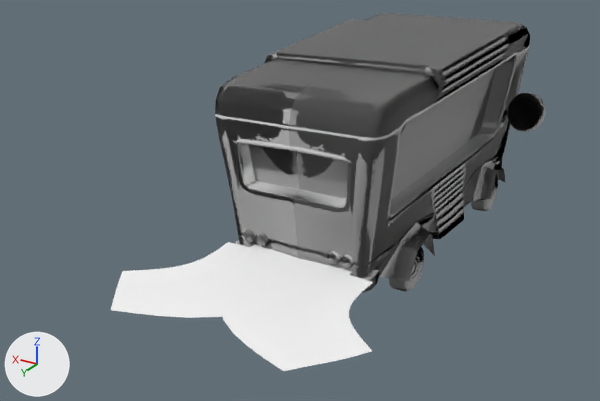
The FBX model Assets/2.Model/BSJ-World/Van_Mesh.fbx as it was, and as the next commit left it.
Both versions are drawn from a camera (50 mm lens) standing at (-0.23366, 0.03598, 0.01287) and looking at (-0.22087, 0.01467, 0.00221). The axes (+X, +Y, +Z) are drawn at lower left. The lights are the same throughout. Where no turn or scale is listed for an object, it has been applied to the vertices.

Before the edit, the objects in view are built like this:
```python
ob_m_map_vaninflatable_01 = bpy.data.objects.new('m_map_vaninflatable_01', me_m_map_vaninflatable_01)
ob_m_map_vaninflatable_01.parent = ob_van_mesh
ob_m_map_vaninflatable_01.location = (-0.651, 0.178, 0.0)
ob_m_map_vaninflatable_01.scale = (0.5, 0.5, 0.5)
ob_m_map_vanjetengine_01 = bpy.data.objects.new('m_map_vanjetengine_01', me_m_map_vanjetengine_01)
ob_m_map_vanjetengine_01.parent = ob_van_mesh
ob_m_map_vanjetengine_01.location = (0.192, 0.617, 0.0)
ob_m_map_vanjetengine_01.scale = (0.1, 0.1, 0.1)
ob_m_map_vanpropeller_01 = bpy.data.objects.new('m_map_vanpropeller_01', me_m_map_vanpropeller_01)
ob_m_map_vanpropeller_01.parent = ob_van_mesh
ob_m_map_vanpropeller_01.location = (0.359, 0.181, 0.0)
ob_m_map_vanpropeller_01.rotation_euler = (0.0, 0.0, -1.571)  # degrees (0, 0, -90)
ob_m_map_vanpropeller_01.scale = (0.1, 0.1, 0.1)
ob_m_map_vantyre_01__3 = bpy.data.objects.new('m_map_vantyre_01 (3)', me_m_map_vantyre_01__3)
ob_m_map_vantyre_01__3.location = (-0.22444, 0.01452, 0.00079)
ob_m_map_vanwing_01 = bpy.data.objects.new('m_map_vanwing_01', me_m_map_vanwing_01)
ob_m_map_vanwing_01.parent = ob_van_mesh
ob_m_map_vanwing_01.location = (-0.626, 0.307, 0.35)
ob_m_map_vanwing_01.rotation_euler = (0.0, 1.571, 0.0)  # degrees (0, 90, 0)
ob_m_map_vanwing_01.scale = (0.1, 0.1, 0.1)
ob_m_map_vanwing_02 = bpy.data.objects.new('m_map_vanwing_02', me_m_map_vanwing_02)
ob_m_map_vanwing_02.parent = ob_van_mesh
ob_m_map_vanwing_02.location = (-0.626, 0.307, -0.35)
ob_m_map_vanwing_02.rotation_euler = (0.0, -1.571, 0.0)  # degrees (0, -90, 0)
ob_m_map_vanwing_02.scale = (0.1, 0.1, 0.1)
ob_wake01 = bpy.data.objects.new('Wake01', me_wake01)
ob_wake01.parent = ob_van_mesh
ob_wake01.location = (0.05, 0.25, 0.0)
ob_wake01.rotation_euler = (0.0, 1.571, 0.0)  # degrees (0, 90, 0)
ob_wake01.scale = (0.1, 0.1, 0.1)
# also in view: 'Wake02(old)' at (-0.22122, 0.01968, 0.00162); 'Van_Mesh' at (-0.2222, 0.01112, 0.00403); 'Wake01(old)' at (-0.22352, 0.01968, 0.00162)
```
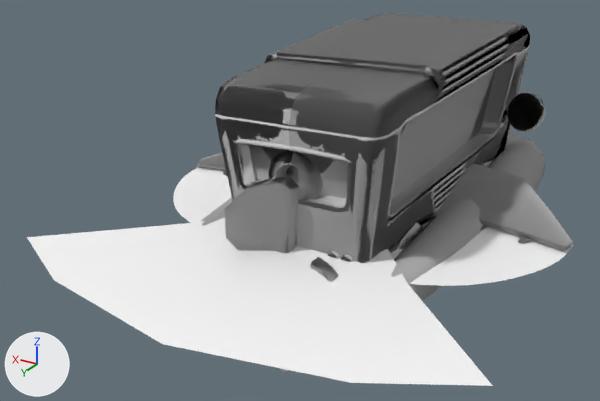
The change in detail:
Object 'm_map_vanjetengine_01' (ob_m_map_vanjetengine_01) is rescaled from (0.1, 0.1, 0.1) to (1.0, 1.0, 1.0).
Object 'm_map_vanjetengine_01' (ob_m_map_vanjetengine_01) moves from (0.192, 0.617, 0.0) to (0.0, 0.617, 0.0).
Object 'm_map_vaninflatable_01' (ob_m_map_vaninflatable_01) is rescaled from (0.5, 0.5, 0.5) to (1.0, 1.0, 1.0).
Object 'm_map_vanwing_01' (ob_m_map_vanwing_01) turns from (0, 90, 0) to (0, 0, 0) degrees about x, y and z.
Object 'm_map_vanwing_01' (ob_m_map_vanwing_01) is rescaled from (0.1, 0.1, 0.1) to (1.0, 1.0, 1.0).
Object 'm_map_vanpropeller_01' (ob_m_map_vanpropeller_01) turns from (0, 0, -90) to (0, 0, 0) degrees about x, y and z.
Object 'm_map_vanpropeller_01' (ob_m_map_vanpropeller_01) is rescaled from (0.1, 0.1, 0.1) to (1.0, 1.0, 1.0).
Object 'm_map_vanwing_02' (ob_m_map_vanwing_02) turns from (0, -90, 0) to (0, 0, 0) degrees about x, y and z.
Object 'm_map_vanwing_02' (ob_m_map_vanwing_02) is rescaled from (0.1, 0.1, 0.1) to (1.0, 1.0, 1.0).
Object 'Wake01' (ob_wake01) is rescaled from (0.1, 0.1, 0.1) to (1.5, 1.5, 1.5).

Where the change shows, as pixel boxes (x1, y1, x2, y2) in the pictures (600 x 401 px):
'Wake01', rescaled (not visible before): after (27, 218, 493, 386)
'm_map_vaninflatable_01', rescaled (not visible before): after (201, 134, 545, 301)
'm_map_vanwing_02', turned, rescaled (not visible before): after (432, 163, 573, 252)
'm_map_vanpropeller_01', turned, rescaled (not visible before): after (225, 177, 338, 282)
'Wing_Wind_01 (1)', turned, rescaled (not visible before): after (390, 228, 573, 286)
'Wing_Wind_01', turned, rescaled (not visible before): after (173, 167, 232, 223)
'm_map_vanjetengine_01', moved, rescaled (not visible before): after (268, 151, 401, 200)
'm_map_vanwing_01', turned, rescaled (not visible before): after (197, 153, 227, 176)
'Wake01(old)', unchanged, covered by the edit: before (219, 245, 373, 371); after (279, 368, 288, 371)
'Wake02(old)', unchanged, covered by the edit: before (110, 242, 353, 318)
